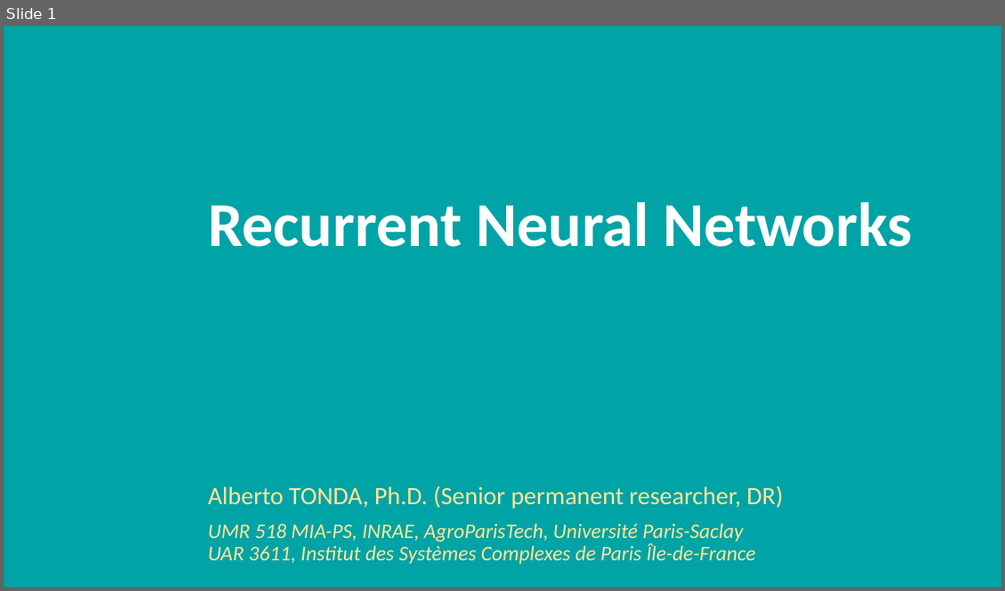
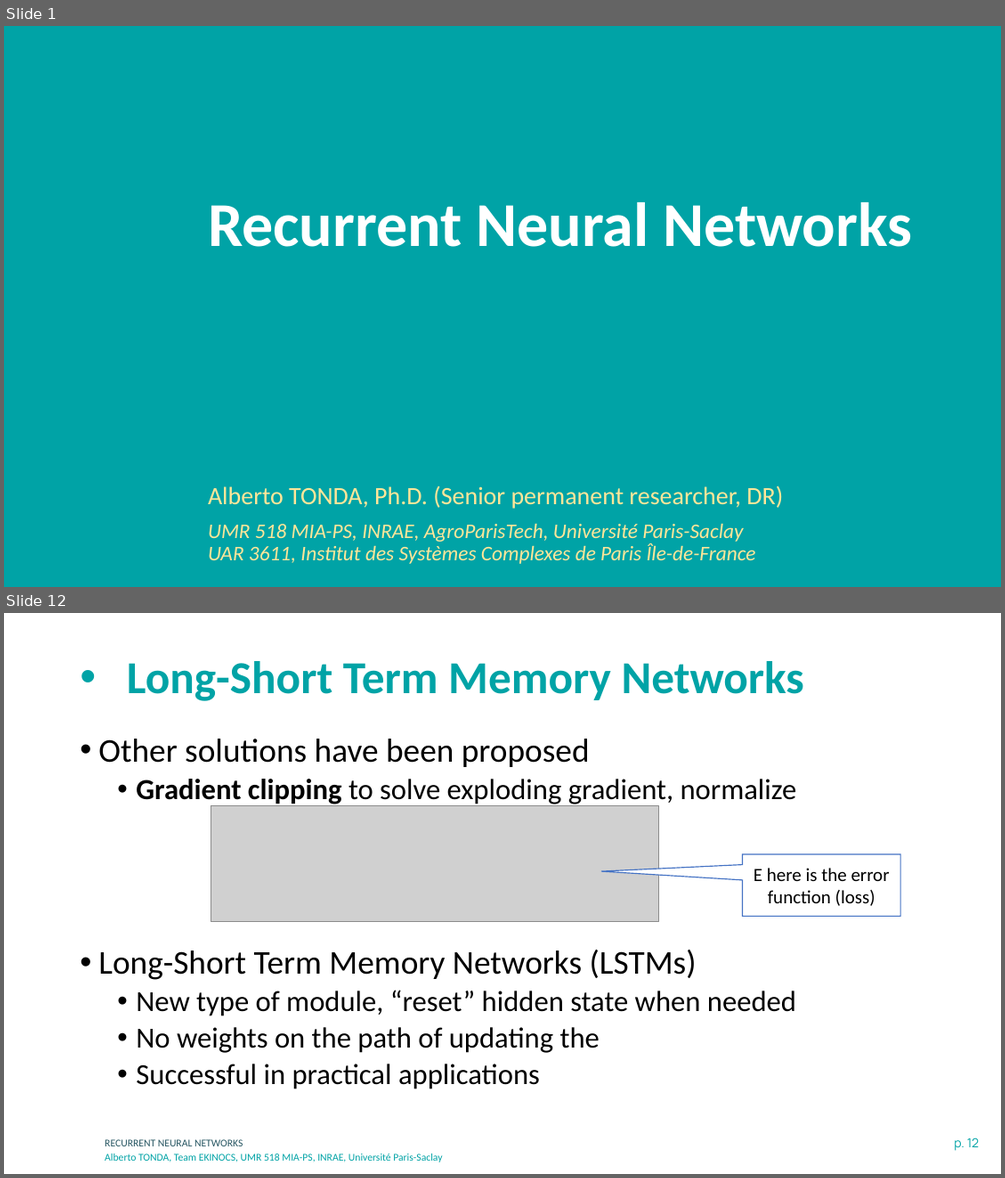
Before and after one commit to albertotonda/teaching, a slide deck: deep-learning-in-practice-with-pytorch/4-recurrent-neural-networks.pptx. Shown one above the other, each under a label of ours: slide 1 before the commit, slides 1 and 12 after it; the slides between them are not shown. The pictures are 1005x591 and 1005x1178 pixels, drawn with LibreOffice and Linux fonts; fonts in the diff are those of the drawing; grey boxes stand for pictures; background and template pictures are left out. Boxes give left, top, right and bottom in pixels: in the first picture for what was removed or moved away, otherwise in the second. Text is boxed around its words. In the diff, an @@ line names an element or a change of style, - is before the commit and + after.

```diff
--- a/deep-learning-in-practice-with-pytorch/4-recurrent-neural-networks.pptx
+++ b/deep-learning-in-practice-with-pytorch/4-recurrent-neural-networks.pptx
@@ slide 12 added at bbox=[4, 613, 1001, 1174], background #FFFFFF @@
@@ title added at bbox=[127, 661, 804, 701], 44 pt, text #00A3A6, bold @@
+• Long-Short Term Memory Networks
@@ text added at bbox=[98, 738, 797, 1089], 28 pt, text #000000 @@
+• Other solutions have been proposed
+  • Gradient clipping to solve exploding gradient, normalize
+• Long-Short Term Memory Networks (LSTMs)
+  • New type of module, “reset” hidden state when needed
+  • No weights on the path of updating the
+  • Successful in practical applications
@@ picture added at bbox=[211, 806, 658, 921] @@
@@ speech box added at bbox=[743, 854, 900, 916], fill #FFFFFF, outline #4472C4 1 pt, 18 pt, text #000000 @@
+E here is the error function (loss)
@@ text added at bbox=[105, 1139, 243, 1146], 10 pt, text #275662 @@
+RECURRENT NEURAL NETWORKS
@@ page number added at bbox=[954, 1137, 979, 1151], 12 pt, text #00A3A6 @@
+p. 12
@@ text added at bbox=[105, 1153, 442, 1162], 10 pt, text #00A3A6 @@
+Alberto TONDA, Team EKINOCS, UMR 518 MIA-PS, INRAE, Université Paris-Saclay
```
Also in this commit, not shown: 1 slide changed, 20 other slides added, 11 other files.
